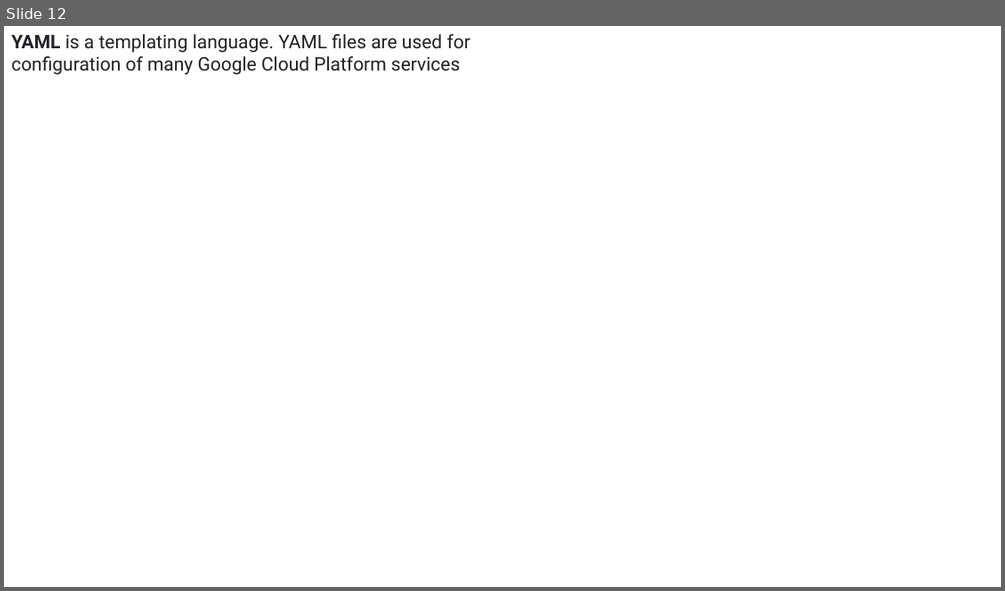
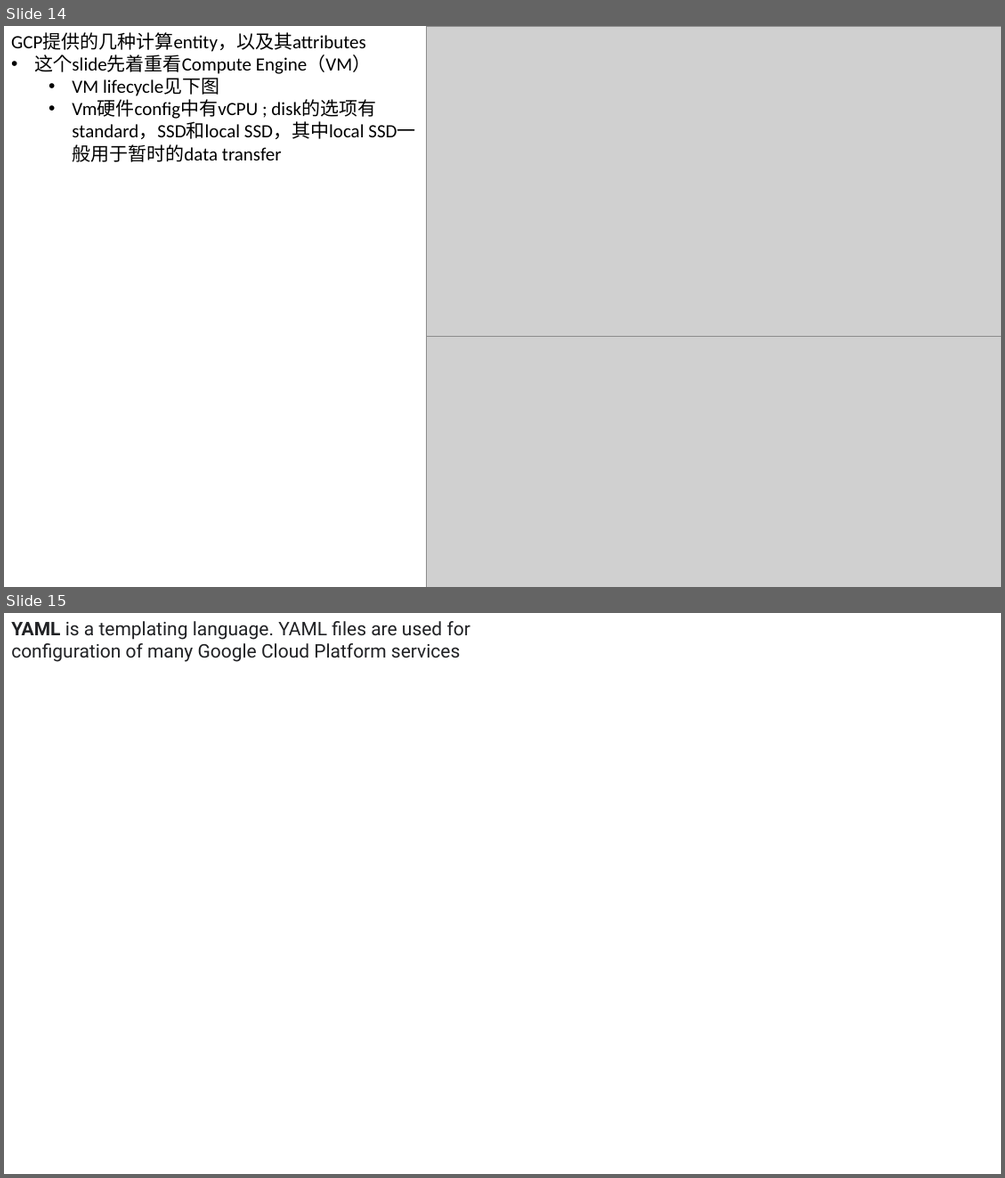
Before and after one commit to legend507/CommonSense, a slide deck: [GCP_Coursera].pptx. Shown one above the other, each under a label of ours: slide 12 before the commit, slides 14 and 15 after it. The pictures are 1005x591 and 1005x1178 pixels, drawn with LibreOffice and Linux fonts; fonts in the diff are those of the drawing; grey boxes stand for pictures. Boxes give left, top, right and bottom in pixels: in the first picture for what was removed or moved away, otherwise in the second. Text is boxed around its words. In the diff, an @@ line names an element or a change of style, - is before the commit and + after.

```diff
--- a/[GCP_Coursera].pptx
+++ b/[GCP_Coursera].pptx
@@ slide 14 added at [4, 26, 1001, 587], background #FFFFFF @@
@@ text added at [11, 32, 371, 160], 18 pt, text #000000 @@
+GCP提供的几种计算entity，以及其attributes
+• 这个slide先着重看Compute Engine（VM）
+  • VM lifecycle见下图
+  • Vm硬件config中有vCPU ; disk的选项有standard，SSD和local SSD，其中local SSD一般用于暂时的data transfer
@@ picture added at [427, 26, 1001, 337] @@
@@ picture added at [427, 337, 1001, 587] @@
@@ what was slide 12 is now slide 15 @@
```
Also in this commit, not shown: 1 slide changed, 2 other slides added.
